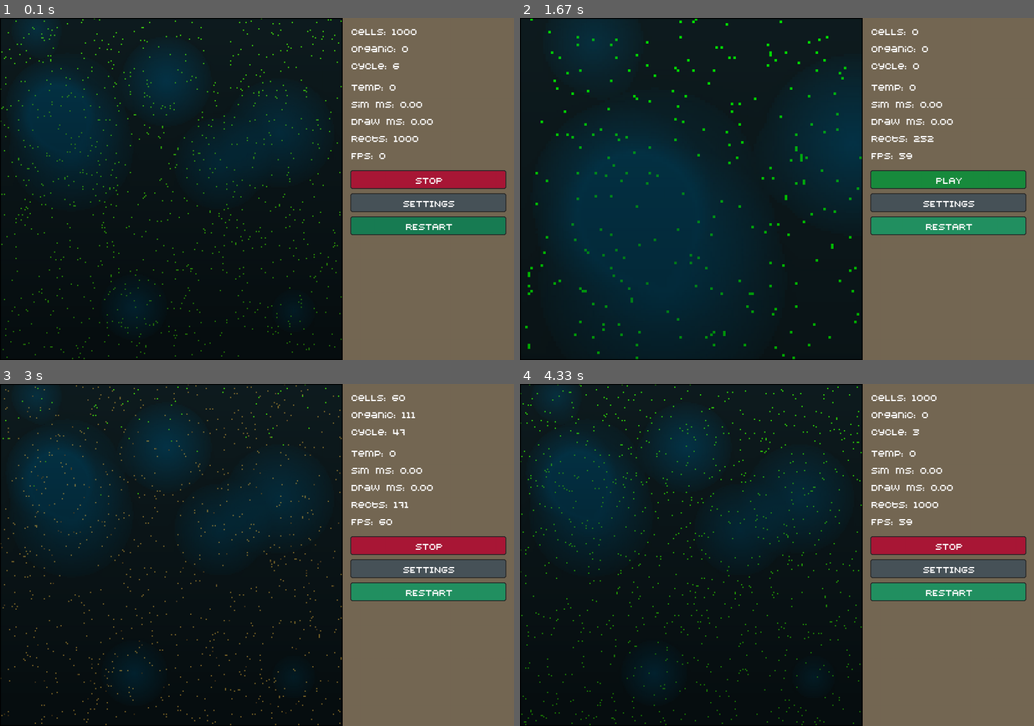
Above: before the commit, frames 1-4 (two rows, left to right).
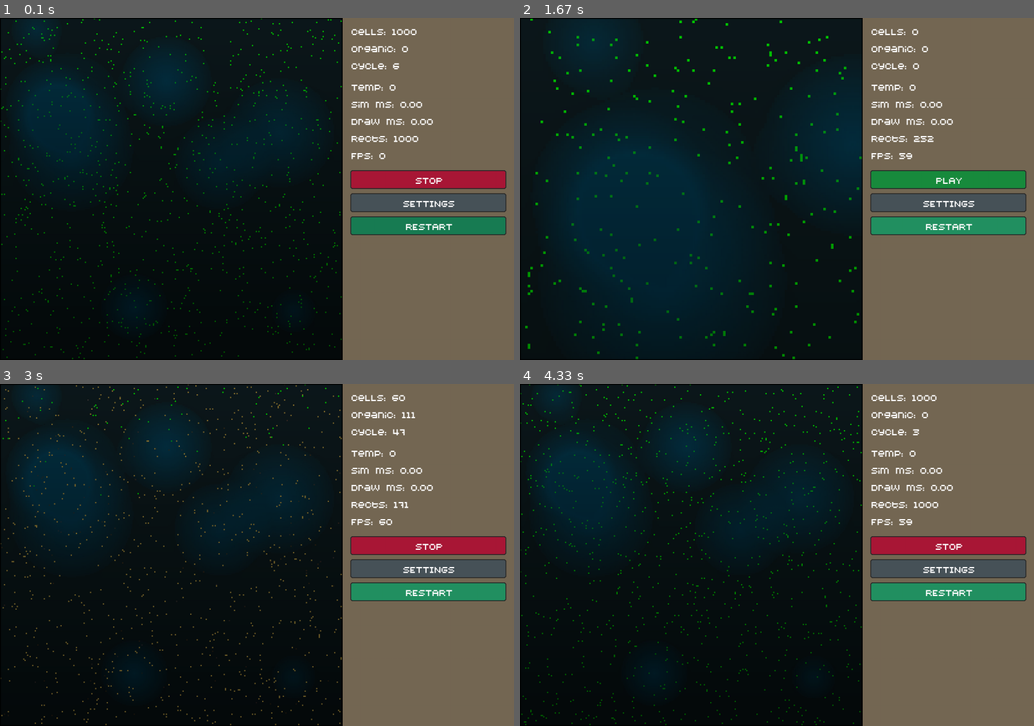
Above: after the commit, the same moments.

Repository: PilotOfAsuka/CellLabPython
Game: pygame game, started from main.py
Same seed, same stepped clock (60 frames per second), same inputs: the game is played once before the commit and once after it.
Inputs:
- Up to frame 1 (0.1 s): no input
- Up to frame 2 (1.67 s): hold Right 0.33-0.8 s; click "STOP" at 0.88 s; click "RESTART" at 1.22 s; tap + at 1.5 s
- Up to frame 3 (3 s): click "PLAY" at 1.88 s; click "RESTART" at 2.22 s; hold Up 2.5-2.8 s; hold Right from 2.83 s (still down)
- Up to frame 4 (4.33 s): release Right at 3.3 s; hold Left 3.33-3.87 s; hold Down 3.9-4.2 s; click "RESTART" at 4.28 s

The runs differ from the first frame. In frame 1, 0.8% of the frame differs, in the area x 0-67%, y 0-100%; in frame 2, 0.5%; in frame 3, 0.1%; in frame 4, 0.6%.

Commit message:
Optimize light rendering

Diff:
--- a/pygame_init_graphic/renderer.py
+++ b/pygame_init_graphic/renderer.py
@@ -10,7 +10,11 @@
 signal_color_cache = {}
 background_surface = None
 background_signature = None
-BACKGROUND_LIGHT_STEP = 120
+light_overlay_surface = None
+light_overlay_signature = None
+STATIC_LIGHT_CYCLE = 0
+SIGNAL_RENDER_BUCKET_SIZE = 12
+LIGHT_OVERLAY_STRIP_H = 10
 
 
 def map_color(color):
@@ -55,58 +59,63 @@
 
 def draw_cell_pixels(pixels, obj, cell_size, viewport_w, viewport_h):
     x, y = obj.position
-    color = environment.get_cell_color(obj.color, x, y)
+    color = get_render_cell_color(obj.color, x, y)
     return draw_tile_pixels(pixels, x, y, color, cell_size, viewport_w, viewport_h)
+
+
+def get_signal_bucket_from_value(signal):
+    return signal // SIGNAL_RENDER_BUCKET_SIZE
 
 
 def get_signal_bucket(index):
     if not environment.signal_map:
         return 0
-    return environment.signal_map[index] // 8
-
-
-def get_light_bucket():
-    return environment.get_light_bucket(bucket_size=BACKGROUND_LIGHT_STEP)
-
-
-def get_object_mapped_color(obj, x, y, light_bucket):
-    index = environment.map_index(x, y)
-    signal_bucket = get_signal_bucket(index)
-    cache_key = (obj.color, x, y, environment.environment_version, light_bucket, signal_bucket)
+    return get_signal_bucket_from_value(environment.signal_map[index])
+
+
+def get_render_cell_color(base_color, x, y):
+    humidity = environment.get_humidity(x, y)
+    color = base_color
+
+    if humidity > 14:
+        color = environment.blend_color(color, c.HUMIDITY_COLOR, min(0.28, humidity / 260))
+    return environment.apply_light(color, environment.get_light(x, y, STATIC_LIGHT_CYCLE))
+
+
+def get_object_mapped_color(obj, x, y):
+    cache_key = (obj.color, x, y, environment.environment_version)
 
     if getattr(obj, "_render_cache_key", None) != cache_key:
-        cycle = light_bucket * BACKGROUND_LIGHT_STEP
         obj._render_cache_key = cache_key
-        obj._render_mapped_color = map_color(environment.get_cell_color(obj.color, x, y, cycle))
+        obj._render_mapped_color = map_color(get_render_cell_color(obj.color, x, y))
 
     return obj._render_mapped_color
 
 
-def get_signal_mapped_color(x, y, light_bucket):
+def get_signal_mapped_color(x, y):
     index = environment.map_index(x, y)
     signal = environment.signal_map[index] if environment.signal_map else 0
     if signal <= 0:
         return None
 
-    cache_key = (index, signal, environment.environment_version, light_bucket)
+    signal_bucket = max(1, get_signal_bucket_from_value(signal))
+    cache_key = signal_bucket
     mapped_color = signal_color_cache.get(cache_key)
     if mapped_color is None:
-        cycle = light_bucket * BACKGROUND_LIGHT_STEP
-        base = environment.get_background_color(x, y, cycle)
-        color = environment.blend_color(base, c.SIGNAL_COLOR, min(0.45, signal / 160))
+        signal_power = signal_bucket * SIGNAL_RENDER_BUCKET_SIZE
+        color = environment.blend_color(c.BKG_COLOR, c.SIGNAL_COLOR, min(0.62, signal_power / 140))
         mapped_color = map_color(color)
         signal_color_cache[cache_key] = mapped_color
     return mapped_color
 
 
-def build_background_surface(light_bucket):
+def build_background_surface():
     viewport_w = v.width - v.gui_offset
     viewport_h = v.height
     bg_surface = pg.Surface((viewport_w, viewport_h))
     bg_surface.fill(c.BKG_COLOR)
     pixels = pg.PixelArray(bg_surface)
     local_color_cache = {}
-    cycle = light_bucket * BACKGROUND_LIGHT_STEP
 
     try:
         for y in range(v.GRID_SIZE_H):
@@ -115,7 +124,7 @@
             for x in range(v.GRID_SIZE_W):
                 x1 = x * v.CELL_SIZE
                 x2 = min(viewport_w, x1 + v.CELL_SIZE)
-                color = environment.get_background_color(x, y, cycle)
+                color = environment.get_background_color(x, y, STATIC_LIGHT_CYCLE)
                 mapped_color = local_color_cache.get(color)
                 if mapped_color is None:
                     mapped_color = bg_surface.map_rgb(color)
@@ -133,13 +142,45 @@
 def get_background_surface():
     global background_surface, background_signature
 
-    light_bucket = get_light_bucket()
-    signature = (v.GRID_SIZE_W, v.GRID_SIZE_H, v.CELL_SIZE, environment.environment_version, light_bucket)
+    signature = (v.GRID_SIZE_W, v.GRID_SIZE_H, v.CELL_SIZE, environment.environment_version)
     if background_surface is None or background_signature != signature:
-        background_surface = build_background_surface(light_bucket)
+        background_surface = build_background_surface()
         background_signature = signature
         signal_color_cache.clear()
     return background_surface
+
+
+def get_light_overlay_surface():
+    global light_overlay_surface, light_overlay_signature
+
+    viewport_w = v.width - v.gui_offset
+    viewport_h = v.height
+    cell_size = max(1, v.CELL_SIZE * camera.scale)
+    daylight_bucket = int(environment.get_daylight() * 80)
+    signature = (viewport_w, viewport_h, v.GRID_SIZE_H, cell_size, camera.y_offset, daylight_bucket)
+    if light_overlay_surface is not None and light_overlay_signature == signature:
+        return light_overlay_surface
+
+    overlay = pg.Surface((viewport_w, viewport_h), pg.SRCALPHA)
+    overlay.fill((0, 0, 0, 0))
+    daylight = daylight_bucket / 80
+
+    for screen_y in range(0, viewport_h, LIGHT_OVERLAY_STRIP_H):
+        world_y = screen_y // cell_size - camera.y_offset
+        world_y = max(0, min(v.GRID_SIZE_H - 1, world_y))
+        height_factor = 1 - world_y / max(1, v.GRID_SIZE_H - 1)
+        day_darkness = int((1 - daylight) * 85)
+        depth_darkness = int((1 - height_factor) * 35)
+        alpha = max(0, min(120, day_darkness + depth_darkness))
+        pg.draw.rect(overlay, (0, 0, 0, alpha), (0, screen_y, viewport_w, LIGHT_OVERLAY_STRIP_H))
+
+    light_overlay_surface = overlay
+    light_overlay_signature = signature
+    return light_overlay_surface
+
+
+def draw_light_overlay():
+    surface.blit(get_light_overlay_surface(), (0, 0))
 
 
 def draw_world_background():
@@ -178,7 +219,6 @@
     # Один PixelArray на кадр дешевле, чем отдельный pg.draw.rect для каждой живой клетки.
     draw_world_background()
     cell_size = v.CELL_SIZE * camera.scale
-    light_bucket = get_light_bucket()
     x_offset = camera.x_offset
     y_offset = camera.y_offset
     viewport_w = v.width - v.gui_offset
@@ -199,7 +239,7 @@
                     continue
                 if v.world_grid[y][x] is not None:
                     continue
-                mapped_color = get_signal_mapped_color(x, y, light_bucket)
+                mapped_color = get_signal_mapped_color(x, y)
                 if mapped_color is None:
                     continue
 
@@ -223,32 +263,32 @@
                 if screen_x < 0 or screen_x >= viewport_w:
                     continue
 
-                pixels[screen_x, screen_y] = get_object_mapped_color(obj, x, y, light_bucket)
+                pixels[screen_x, screen_y] = get_object_mapped_color(obj, x, y)
                 drawn_objects += 1
 
-            return drawn_objects
-
-        for signal_index in tuple(environment.active_signal_indexes):
-            x, y = environment.get_xy(signal_index)
-            if not (start_x <= x < end_x and start_y <= y < end_y):
-                continue
-            if v.world_grid[y][x] is not None:
-                continue
-            mapped_color = get_signal_mapped_color(x, y, light_bucket)
-            if mapped_color is not None:
-                draw_tile_mapped_pixels(pixels, x, y, mapped_color, cell_size, viewport_w, viewport_h)
-
-        for obj in v.active_objects:
-            x, y = obj.position
-            if not (start_x <= x < end_x and start_y <= y < end_y):
-                continue
-            if v.world_grid[y][x] is not obj:
-                continue
-
-            mapped_color = get_object_mapped_color(obj, x, y, light_bucket)
-            if draw_tile_mapped_pixels(pixels, x, y, mapped_color, cell_size, viewport_w, viewport_h):
-                drawn_objects += 1
+        else:
+            for signal_index in tuple(environment.active_signal_indexes):
+                x, y = environment.get_xy(signal_index)
+                if not (start_x <= x < end_x and start_y <= y < end_y):
+                    continue
+                if v.world_grid[y][x] is not None:
+                    continue
+                mapped_color = get_signal_mapped_color(x, y)
+                if mapped_color is not None:
+                    draw_tile_mapped_pixels(pixels, x, y, mapped_color, cell_size, viewport_w, viewport_h)
+
+            for obj in v.active_objects:
+                x, y = obj.position
+                if not (start_x <= x < end_x and start_y <= y < end_y):
+                    continue
+                if v.world_grid[y][x] is not obj:
+                    continue
+
+                mapped_color = get_object_mapped_color(obj, x, y)
+                if draw_tile_mapped_pixels(pixels, x, y, mapped_color, cell_size, viewport_w, viewport_h):
+                    drawn_objects += 1
     finally:
         del pixels
 
+    draw_light_overlay()
     return drawn_objects
Not shown, added: docs/genome_concepts.md
